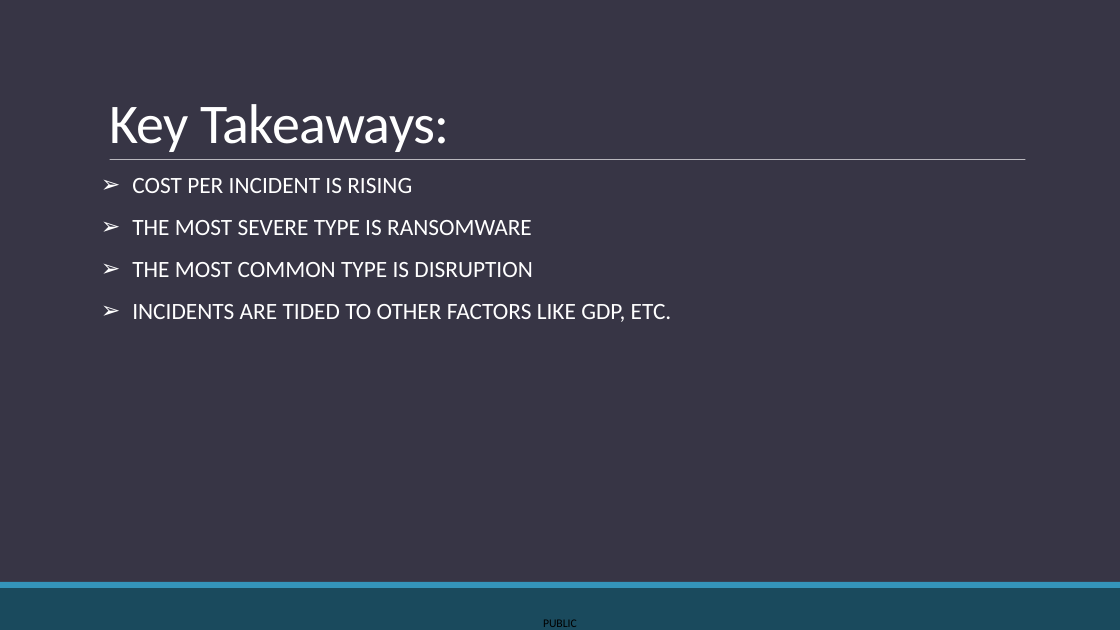
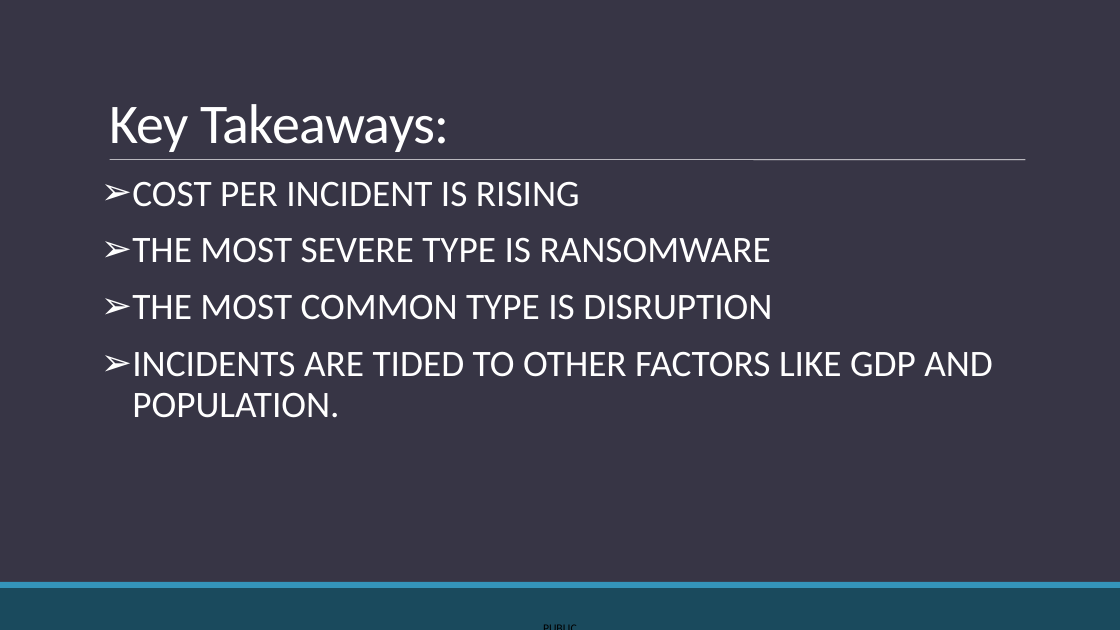
Before and after one commit to KozA777/cyber_project, a slide deck: slide 20 of FINAL_PRESENTATION.pptx (slide 25 before the commit). Drawn at 1120x630 pixels with LibreOffice and Linux fonts; fonts in the diff are those of the drawing. Boxes give left, top, right and bottom in pixels: in the first picture for what was removed or moved away, otherwise in the second. Text is boxed around its words. In the diff, an @@ line names an element or a change of style, - is before the commit and + after.

```diff
--- a/FINAL_PRESENTATION.pptx
+++ b/FINAL_PRESENTATION.pptx
@@ text at (132, 181, 772, 320): size 20 to 32 pt in "COST PER INCIDENT IS RISING", "THE MOST SEVERE TYPE IS RANSOMWARE", "THE MOST COMMON TYPE IS DISRUPTION" @@
@@ text at (132, 351, 993, 418): text changed; size 20 to 32 pt @@
-➢ INCIDENTS ARE TIDED TO OTHER FACTORS LIKE GDP, ETC.
+➢ INCIDENTS ARE TIDED TO OTHER FACTORS LIKE GDP AND POPULATION.
@@ text "PUBLIC" rewrapped from (543, 619, 577, 627) to (531, 616, 590, 630) @@
```
Also in this commit, not shown: 13 other slides changed, 2 slides removed.
